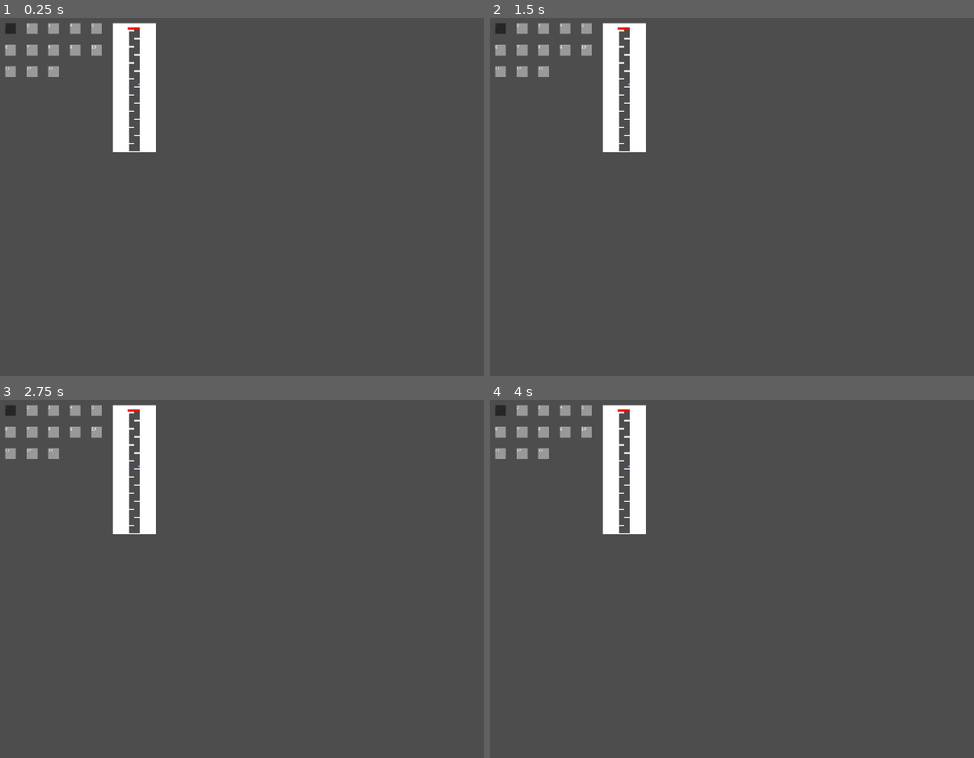
Above: before the commit, frames 1-4 (two rows, left to right).
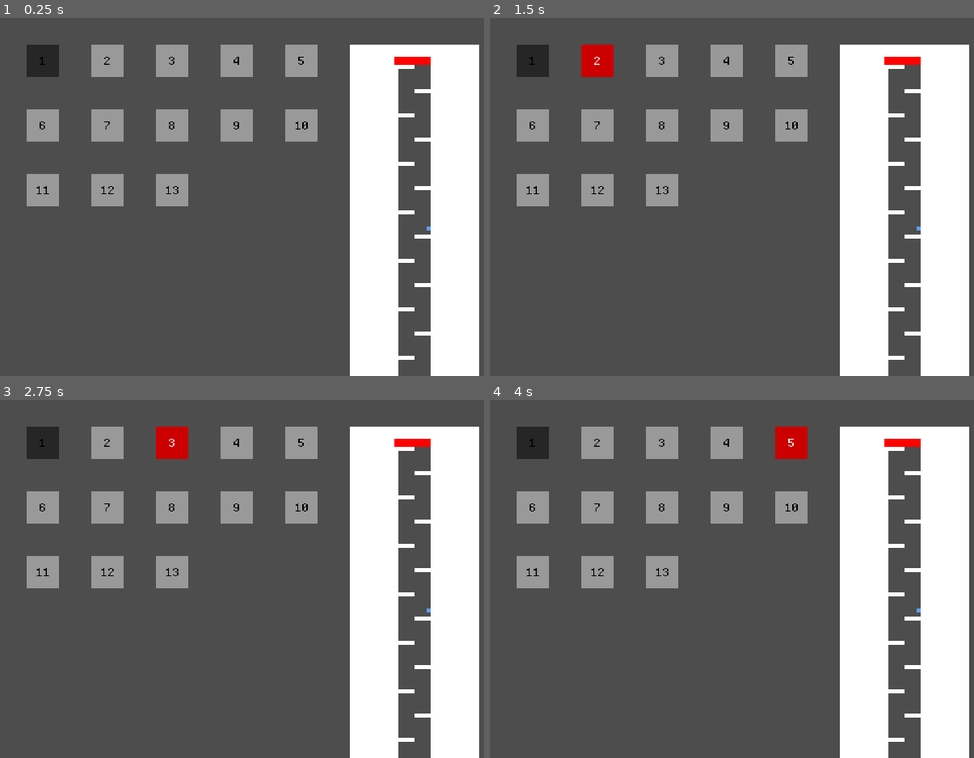
Above: after the commit, the same moments.

Repository: OSGH-web/balloon-movement-demo
Game: Godot game, scene res://scenes/level_select.tscn
The game is run twice, just before and just after one commit, with the same random seed, the same clock (stepped at 60 frames per second) and the same inputs.
Inputs:
- Up to frame 1 (0.25 s): no input
- Up to frame 2 (1.5 s): click "1" at 0.5 s; click "2" at 1.25 s
- Up to frame 3 (2.75 s): click "3" at 2 s
- Up to frame 4 (4 s): click "4" at 2.75 s; click "5" at 3.5 s

The runs differ from the first frame. In frame 1, 30% of the frame differs, in the area x 1-99%, y 1-100%; in frame 2, 30%; in frame 3, 30%; in frame 4, 30%.

Commit message:
make sure UI components have identical styling; scale up level_select screen

Diff:
--- a/scenes/UI/level_button.tscn
+++ b/scenes/UI/level_button.tscn
@@ -1,16 +1,13 @@
 [gd_scene load_steps=4 format=3 uid="uid://etfl8u7dfwws"]
 
-[ext_resource type="Script" uid="uid://b4fibiatrxgd3" path="res://scripts/UI/level_button.gd" id="1_0k6fu"]
 [ext_resource type="Theme" uid="uid://bcn6jcu02pjx0" path="res://assets/themes/standard_font_theme.theme" id="2_fe81u"]
+[ext_resource type="StyleBox" uid="uid://002qwq5rvs87" path="res://assets/themes/ui-background-style.tres" id="3_7rldp"]
+[ext_resource type="StyleBox" uid="uid://cn1chxlsybisf" path="res://assets/styles/button_focus.tres" id="5_7l7mv"]
 
-[sub_resource type="StyleBoxFlat" id="StyleBoxFlat_hrusj"]
-
-[node name="LevelButton" type="TextureButton"]
-script = ExtResource("1_0k6fu")
-
-[node name="Label" type="Label" parent="."]
-layout_mode = 0
-offset_right = 24.0
-offset_bottom = 24.0
+[node name="LevelButton" type="Button"]
+offset_right = 8.0
+offset_bottom = 8.0
 theme = ExtResource("2_fe81u")
-theme_override_styles/normal = SubResource("StyleBoxFlat_hrusj")
+theme_override_colors/font_color = Color(0, 0, 0, 1)
+theme_override_styles/focus = ExtResource("5_7l7mv")
+theme_override_styles/normal = ExtResource("3_7rldp")
--- a/scenes/level_select.tscn
+++ b/scenes/level_select.tscn
@@ -18,6 +18,7 @@
 anchors_preset = 0
 offset_right = 24.0
 offset_bottom = 24.0
+scale = Vector2(3, 3)
 script = ExtResource("1_t5gxd")
 
 [node name="PlayerMarker" type="Sprite2D" parent="."]
--- a/scripts/UI/level_button.gd
+++ /dev/null
@@ -1,11 +0,0 @@
-# LevelButton.gd
-extends TextureButton
-class_name LevelButton
-
-@export var level_number: int = 1
-
-@onready var label: Label = $Label
-
-func _ready():
-	if label:
-		label.text = str(level_number)
--- a/scripts/level_select.gd
+++ b/scripts/level_select.gd
@@ -41,10 +41,9 @@
 	var button_scene = preload("res://scenes/UI/level_button.tscn")
 
 	for i in level_files.size():
-		var button = button_scene.instantiate() as LevelButton
-		button.name = "Level%d" % (i + 1)
-		button.level_number = i + 1
-		button.get_node("Label").size = button_size
+		var button = button_scene.instantiate() as Button
+		button.text = str(i + 1)
+		button.size = button_size
 		# Position calculation
 		var col = i % grid_columns
 		var row = i / grid_columns
@@ -58,7 +57,6 @@
 func update_marker_position():
 	var current_button = button_container.get_child(current_index)
 	player_marker.position = current_button.position
-
 
 	var file_path = "res://levels/%s" % level_files[current_index]
 	$LevelPreview.generate_preview(file_path)
Not shown, removed: scripts/UI/level_button.gd.uid
